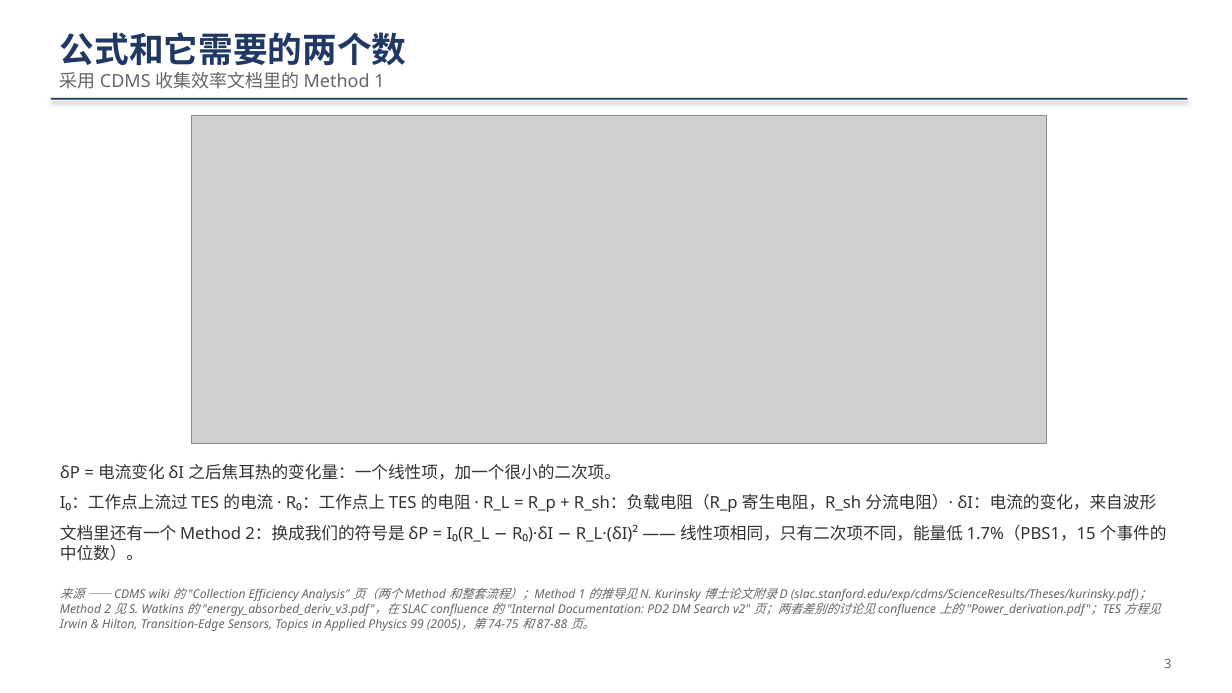
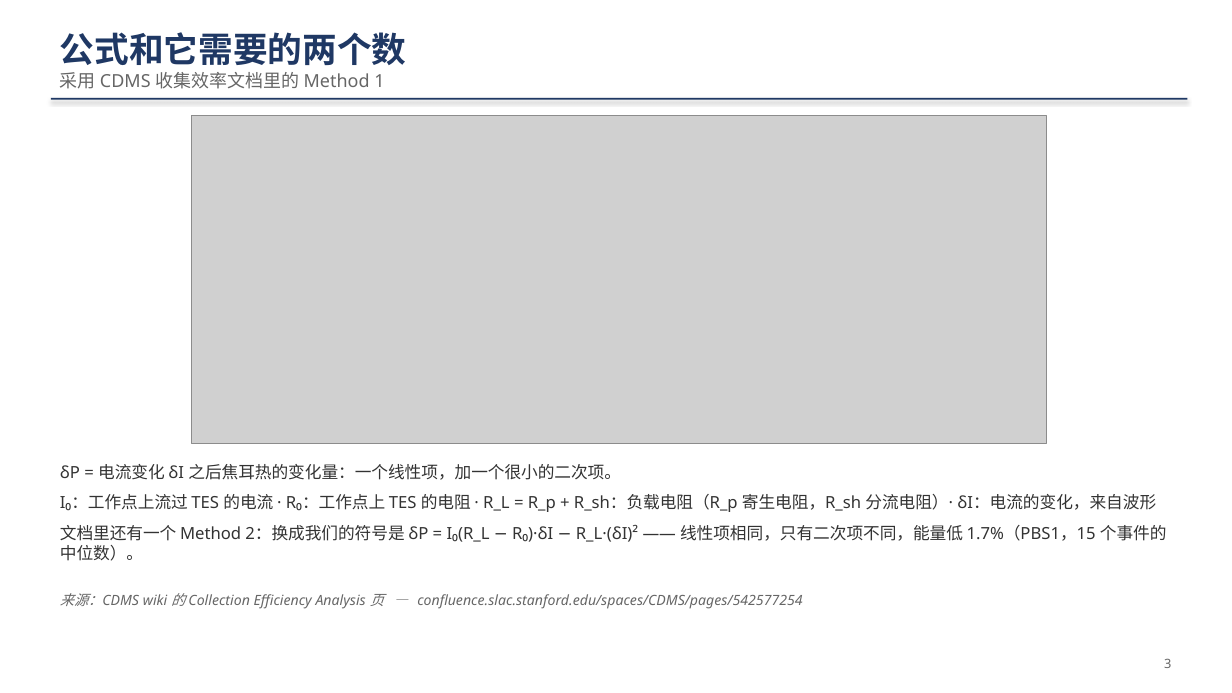
Before and after one commit to ZhihengLi0/urop, a slide deck: slide 3 of snolab/collection_efficiency/presentation/SNOLAB_R4_collection_efficiency_20260910_zh.pptx. Drawn at 1232x693 pixels with LibreOffice and Linux fonts; fonts in the diff are those of the drawing; grey boxes stand for pictures. Boxes give left, top, right and bottom in pixels: in the first picture for what was removed or moved away, otherwise in the second. Text is boxed around its words. In the diff, an @@ line names an element or a change of style, - is before the commit and + after.

```diff
--- a/snolab/collection_efficiency/presentation/SNOLAB_R4_collection_efficiency_20260910_zh.pptx
+++ b/snolab/collection_efficiency/presentation/SNOLAB_R4_collection_efficiency_20260910_zh.pptx
@@ text at (60, 593, 802, 609): text changed; size 9.5 to 11 pt @@
-来源 —— CDMS wiki 的 "Collection Efficiency Analysis" 页（两个 Method 和整套流程）；Method 1 的推导见 N. Kurinsky 博士论文附录 D (slac.stanford.edu/exp/cdms/ScienceResults/Theses/kurinsky.pdf)；Method 2 见 S. Watkins 的 "energy_absorbed_deriv_v3.pdf"，在 SLAC confluence 的 "Internal Documentation: PD2 DM Search v2" 页；两者差别的讨论见 confluence 上的 "Power_derivation.pdf"；TES 方程见 Irwin & Hilton, Transition-Edge Sensors, Topics in Applied Physics 99 (2005)，第 74-75 和 87-88 页。
+来源：CDMS wiki 的 Collection Efficiency Analysis 页 — confluence.slac.stanford.edu/spaces/CDMS/pages/542577254
```
Also in this commit, not shown: 8 other files.
